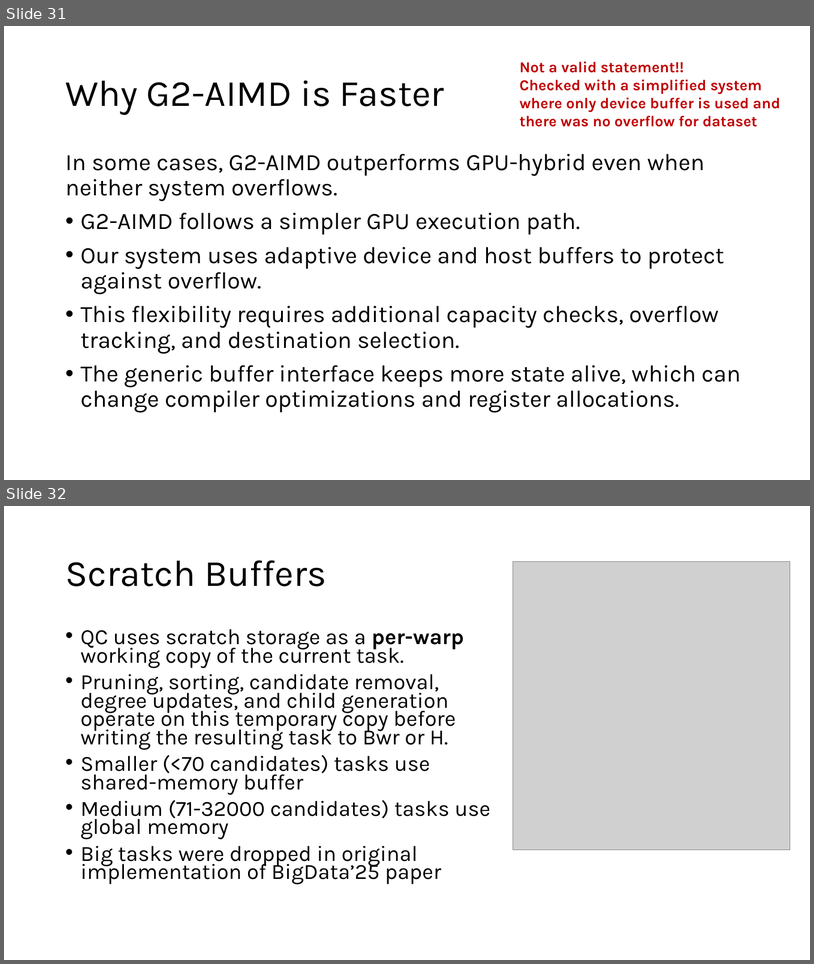
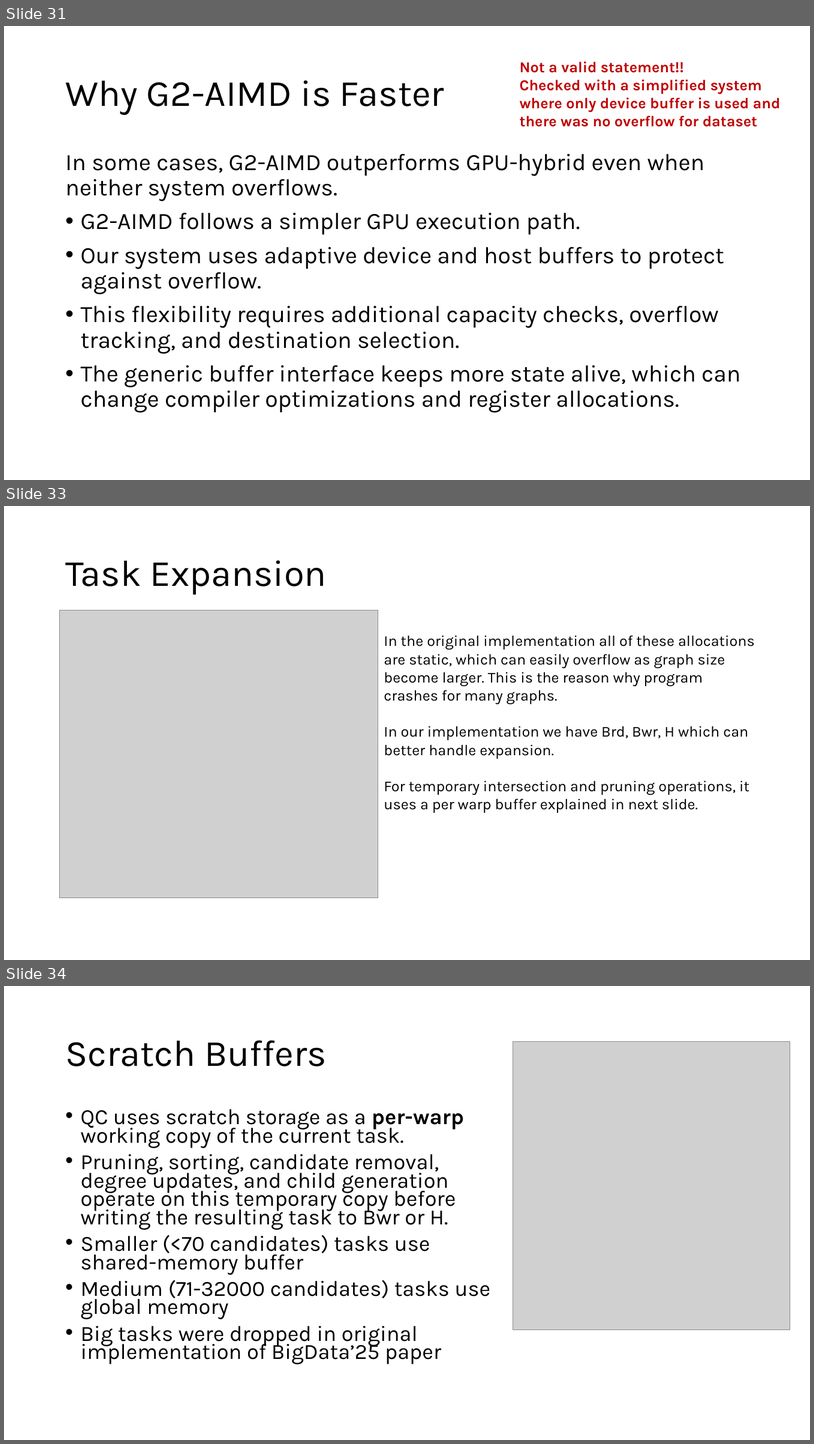
Before and after one commit to akhlaqueak/G-ThinkerCG, a slide deck: revision.pptx. Shown one above the other, each under a label of ours: slides 31 and 32 before the commit, slides 31, 33 and 34 after it; the slides between them are not shown. The pictures are 814x964 and 814x1444 pixels, drawn with LibreOffice and Linux fonts; fonts in the diff are those of the drawing; grey boxes stand for pictures. Boxes give left, top, right and bottom in pixels: in the first picture for what was removed or moved away, otherwise in the second. Text is boxed around its words. In the diff, an @@ line names an element or a change of style, - is before the commit and + after.

```diff
--- a/revision.pptx
+++ b/revision.pptx
@@ slide 33 added at [4, 506, 810, 960], background #FFFFFF @@
@@ title added at [65, 560, 327, 595], 44 pt, text #000000 @@
+Task Expansion
@@ picture added at [60, 610, 378, 898] @@
@@ text added at [384, 635, 755, 813], 18 pt, text #000000 @@
+In the original implementation all of these allocations are static, which can easily overflow as graph size become larger. This is the reason why program crashes for many graphs.
+In our implementation we have Brd, Bwr, H which can better handle expansion.
+For temporary intersection and pruning operations, it uses a per warp buffer explained in next slide.
@@ what was slide 32 is now slide 34 @@
```
Also in this commit, not shown: 1 other slide added, 13 other files.
